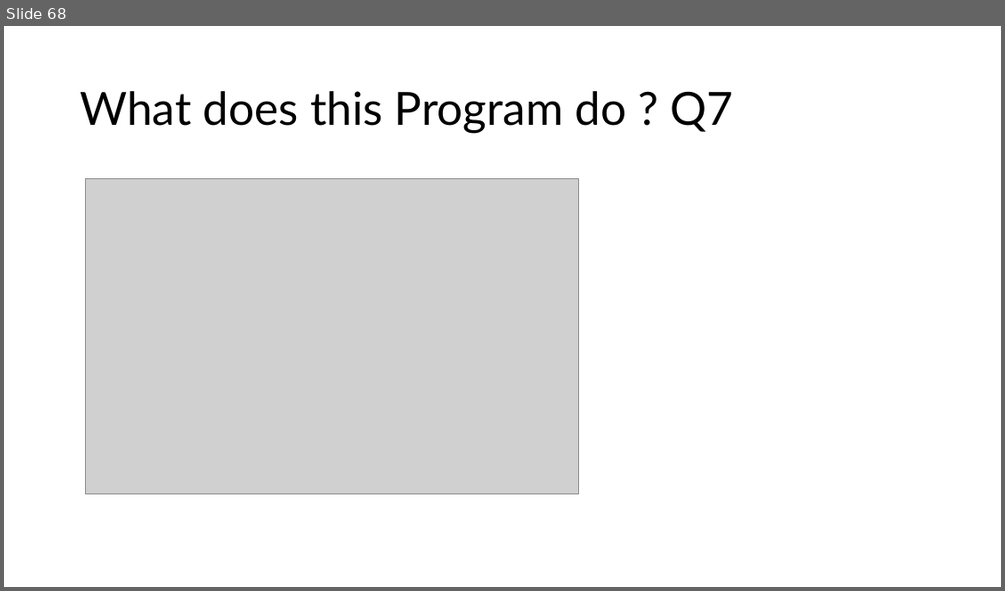
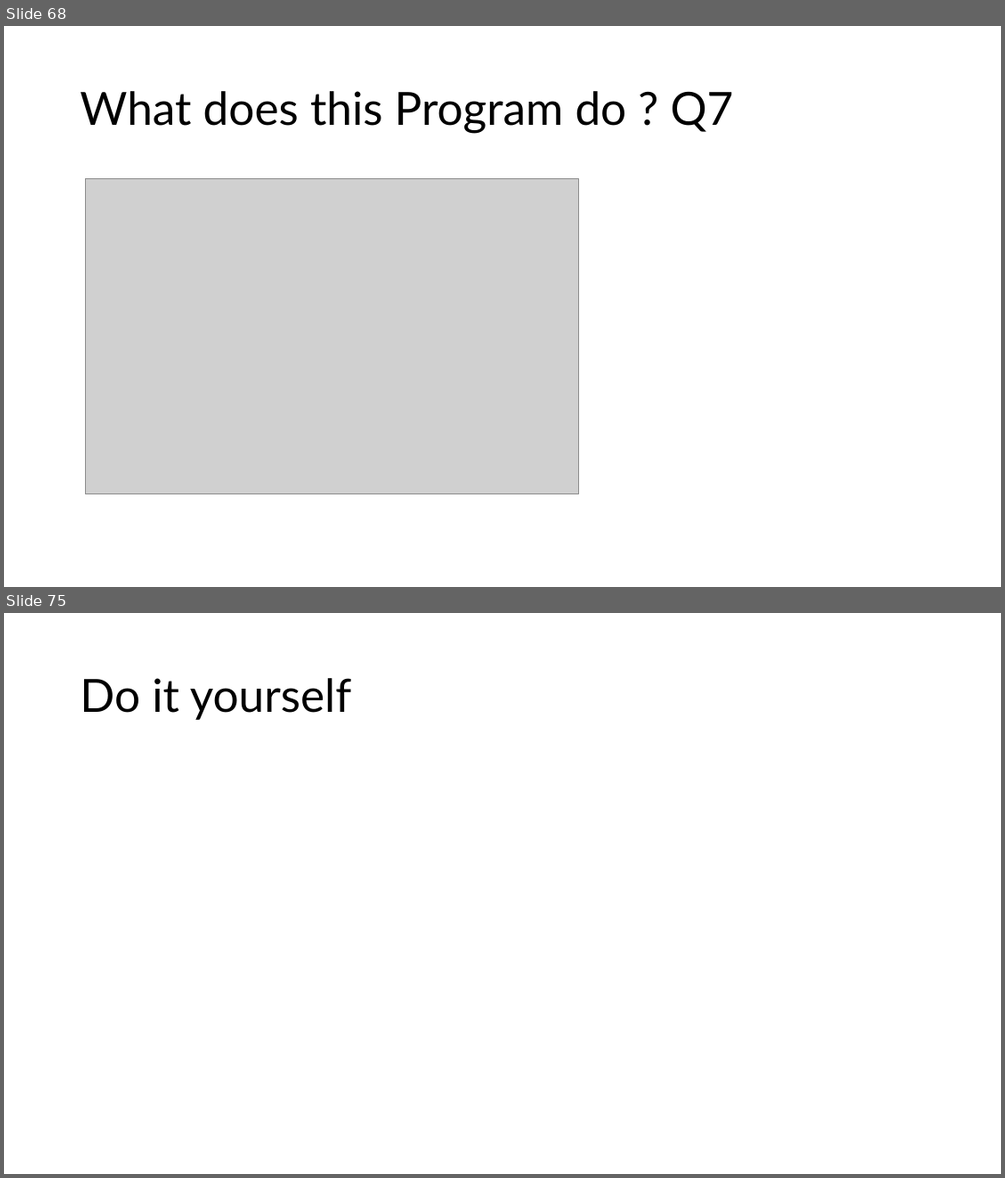
Before and after one commit to MoklaEducation/ems_winter_2025_acsl101, a slide deck: all/ExploringCSConceptsViaACSLCompetitions_all.pptx. Shown one above the other, each under a label of ours: slide 68 before the commit, slides 68 and 75 after it; the slides between them are not shown. The pictures are 1005x591 and 1005x1178 pixels, drawn with LibreOffice and Linux fonts; fonts in the diff are those of the drawing; grey boxes stand for pictures. Boxes give left, top, right and bottom in pixels: in the first picture for what was removed or moved away, otherwise in the second. Text is boxed around its words. In the diff, an @@ line names an element or a change of style, - is before the commit and + after.

```diff
--- a/all/ExploringCSConceptsViaACSLCompetitions_all.pptx
+++ b/all/ExploringCSConceptsViaACSLCompetitions_all.pptx
@@ slide 75 added at box(4, 613, 1001, 1174), background #FFFFFF @@
@@ title added at box(80, 678, 351, 720), 44 pt, text #000000 @@
+Do it yourself
```
Also in this commit, not shown: 1 slide changed, 5 other slides added, 1 other file.
